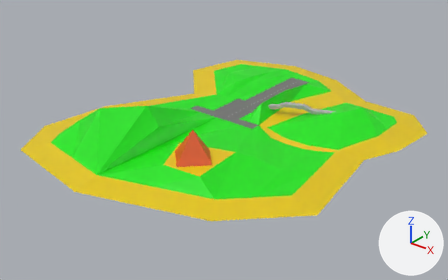
Two versions of the Blender file SDL2_stuff/3DGraphics/.work/3d models/islandx.blend, one commit apart.
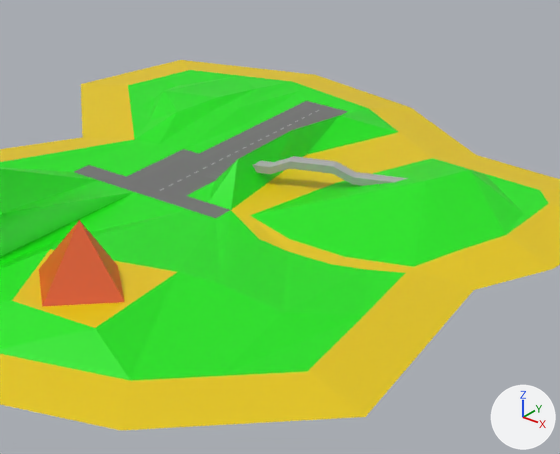
Each version is shown whole from a 50 mm camera at (15.65, -20.37, 11.56) aimed at (0.21, -1.08, -0.4), then close up on the part from 35% to 90% of the width and 12% to 83% of the height. Every picture has the same lights, and +X, +Y and +Z are marked at lower right. The last two pictures show the newer version.

Script lines for the objects in view, before the commit:
```python
me_cone = bpy.data.meshes.new('Cone')
me_cone.from_pydata([(0.0, 1.0, -1.0), (1.0, 0.0, -1.0), (0.0, -1.0, -1.0), (-1.0, 0.0, -1.0), (0.0, 0.0, 1.0)], [], [(0, 4, 1), (1, 4, 2), (1, 3, 0), (2, 4, 3), (3, 4, 0), (1, 2, 3)])
me_cone.materials.append(mat_sbx_41)  # orange #e75c20
me_cube = bpy.data.meshes.new('Cube')
me_cube.from_pydata(...)  # 24 vertices, 22 faces; spans x -1.57..1.57, y -13.93..-3.74, z -5.24..-0.93
me_cube.materials.append(mat_sbx_49)  # grey #afafaf
me_cube_006 = bpy.data.meshes.new('Cube.006')
me_cube_006.from_pydata(...)  # 360 vertices, 696 faces; spans x -6.4..7.3, y -8.5..8.3, z 0.0..1.6
# faces by material slot: [42, 404, 192, 58]
me_cube_006.materials.append(mat_sbx_49)  # grey #afafaf
me_cube_006.materials.append(mat_sbx_40)  # grey #727272
me_cube_006.materials.append(mat_sbx_35)  # green #13e70a
me_cube_006.materials.append(mat_sbx_37)  # yellow #e7c800
ob_bridge = bpy.data.objects.new('bridge', me_cube)
ob_bridge.location = (2.21, 3.39, 0.81)
ob_bridge.scale = (1.0, 0.139, 0.0768)
ob_island = bpy.data.objects.new('Island', me_cube_006)
ob_island.location = (0.0, 0.0, 0.0)
ob_pyramid = bpy.data.objects.new('Pyramid', me_cone)
ob_pyramid.location = (1.47, -4.54, 1.1)
ob_pyramid.scale = (1.0, 1.0, 0.632)
```
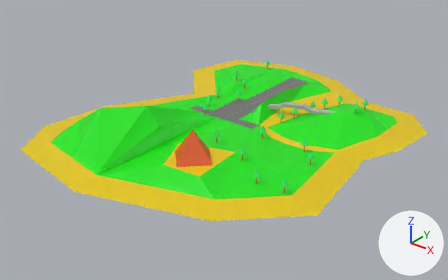
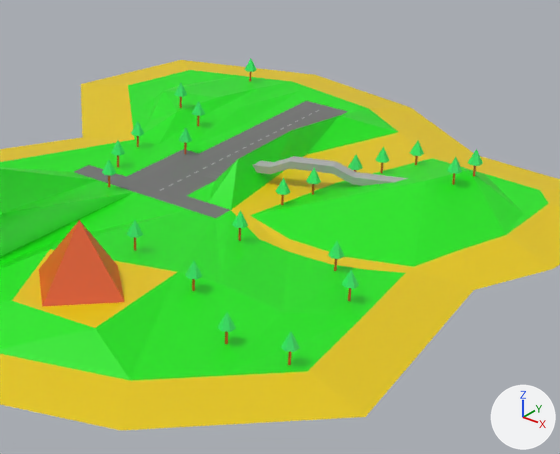
Patch to the scene script:
```diff
--- a/SDL2_stuff/3DGraphics/.work/3d models/islandx.blend.py
+++ b/SDL2_stuff/3DGraphics/.work/3d models/islandx.blend.py
@@ ob_tree_020 @@
+ob_tree_020 = bpy.data.objects.new('Tree.020', me_cone_036)  # a 6-sided cone pointing to +z spanning x -0.87..0.87, y -1.0..1.0, z -1.0..1.0, material slot 0; a 5-sided cylinder along z spanning x -0.15..0.15, y -0.14..0.15, z -3.08..-1.0, material slot 1; in mat_sbx_44 (green #32e76a), mat_sbx_41 (orange #e75c20)
+ob_tree_020.location = (4.57, 3.52, 1.06)
+ob_tree_020.scale = (0.148, 0.148, 0.148)
@@ ob_tree_019 @@
+ob_tree_019 = bpy.data.objects.new('Tree.019', me_cone_036.copy())
+ob_tree_019.location = (4.44, 2.92, 1.07)
+ob_tree_019.scale = (0.148, 0.148, 0.148)
@@ ob_tree_018 @@
+ob_tree_018 = bpy.data.objects.new('Tree.018', me_cone_036.copy())
+ob_tree_018.location = (4.16, -0.82, 0.62)
+ob_tree_018.scale = (0.148, 0.148, 0.148)
@@ ob_tree_017 @@
+ob_tree_017 = bpy.data.objects.new('Tree.017', me_cone_036.copy())
+ob_tree_017.location = (5.31, -4.01, 0.62)
+ob_tree_017.scale = (0.148, 0.148, 0.148)
@@ ob_tree_016 @@
+ob_tree_016 = bpy.data.objects.new('Tree.016', me_cone_036.copy())
+ob_tree_016.location = (4.23, -4.19, 0.67)
+ob_tree_016.scale = (0.148, 0.148, 0.148)
@@ ob_tree_015 @@
+ob_tree_015 = bpy.data.objects.new('Tree.015', me_cone_036.copy())
+ob_tree_015.location = (2.95, -3.37, 0.86)
+ob_tree_015.scale = (0.148, 0.148, 0.148)
@@ ob_tree_014 @@
+ob_tree_014 = bpy.data.objects.new('Tree.014', me_cone_036.copy())
+ob_tree_014.location = (1.27, -2.85, 0.93)
+ob_tree_014.scale = (0.148, 0.148, 0.148)
@@ ob_tree_013 @@
+ob_tree_013 = bpy.data.objects.new('Tree.013', me_cone_036.copy())
+ob_tree_013.location = (-1.21, -0.63, 0.71)
+ob_tree_013.scale = (0.148, 0.148, 0.148)
@@ ob_tree_012 @@
+ob_tree_012 = bpy.data.objects.new('Tree.012', me_cone_036.copy())
+ob_tree_012.location = (1.88, 0.9, 0.62)
+ob_tree_012.scale = (0.148, 0.148, 0.148)
@@ ob_tree_011 @@
+ob_tree_011 = bpy.data.objects.new('Tree.011', me_cone_036.copy())
+ob_tree_011.location = (2.08, 1.67, 0.64)
+ob_tree_011.scale = (0.148, 0.148, 0.148)
@@ ob_tree_010 @@
+ob_tree_010 = bpy.data.objects.new('Tree.010', me_cone_036.copy())
+ob_tree_010.location = (2.39, 2.72, 0.67)
+ob_tree_010.scale = (0.148, 0.148, 0.148)
@@ ob_tree_009 @@
+ob_tree_009 = bpy.data.objects.new('Tree.009', me_cone_036.copy())
+ob_tree_009.location = (2.6, 3.41, 0.65)
+ob_tree_009.scale = (0.148, 0.148, 0.148)
@@ ob_tree_008 @@
+ob_tree_008 = bpy.data.objects.new('Tree.008', me_cone_036.copy())
+ob_tree_008.location = (2.95, 4.2, 0.64)
+ob_tree_008.scale = (0.148, 0.148, 0.148)
@@ ob_tree_007 @@
+ob_tree_007 = bpy.data.objects.new('Tree.007', me_cone_036.copy())
+ob_tree_007.location = (4.95, -1.66, 0.64)
+ob_tree_007.scale = (0.148, 0.148, 0.148)
@@ ob_tree_006 @@
+ob_tree_006 = bpy.data.objects.new('Tree.006', me_cone_036.copy())
+ob_tree_006.location = (2.22, -1.01, 0.72)
+ob_tree_006.scale = (0.148, 0.148, 0.148)
@@ ob_tree_005 @@
+ob_tree_005 = bpy.data.objects.new('Tree.005', me_cone_036.copy())
+ob_tree_005.location = (-2.7, 6.34, 0.65)
+ob_tree_005.scale = (0.148, 0.148, 0.148)
@@ ob_tree_004 @@
+ob_tree_004 = bpy.data.objects.new('Tree.004', me_cone_036.copy())
+ob_tree_004.location = (-1.87, 0.44, 0.62)
+ob_tree_004.scale = (0.148, 0.148, 0.148)
@@ ob_tree_003 @@
+ob_tree_003 = bpy.data.objects.new('Tree.003', me_cone_036.copy())
+ob_tree_003.location = (-2.25, 1.54, 0.62)
+ob_tree_003.scale = (0.148, 0.148, 0.148)
@@ ob_tree_002 @@
+ob_tree_002 = bpy.data.objects.new('Tree.002', me_cone_036.copy())
+ob_tree_002.location = (-1.85, 3.15, 0.69)
+ob_tree_002.scale = (0.148, 0.148, 0.148)
@@ ob_tree_001 @@
+ob_tree_001 = bpy.data.objects.new('Tree.001', me_cone_036.copy())
+ob_tree_001.location = (-2.54, 3.4, 0.9)
+ob_tree_001.scale = (0.148, 0.148, 0.148)
@@ ob_tree @@
+ob_tree = bpy.data.objects.new('Tree', me_cone_036.copy())
+ob_tree.location = (-1.22, 1.87, 0.62)
+ob_tree.scale = (0.148, 0.148, 0.148)
```

Location of each change, [x1, y1, x2, y2] in pixels of the close-ups (560 x 454 px):
'Tree.017', added
    after: [281, 331, 300, 365]
'Tree.016', added
    after: [218, 312, 236, 345]
'Tree.015', added
    after: [185, 260, 202, 291]
'Tree.007', added
    after: [342, 270, 359, 301]
'Tree.018', added
    after: [328, 241, 344, 271]
'Tree.006', added
    after: [232, 210, 248, 241]
'Tree.014', added
    after: [127, 220, 143, 251]
'Tree.019', added
    after: [447, 157, 462, 185]
'Tree.012', added
    after: [275, 178, 290, 205]
'Tree.020', added
    after: [468, 149, 483, 177]
'Tree.011', added
    after: [306, 168, 321, 195]
'Tree.013', added
    after: [102, 160, 116, 188]
'Tree.009', added
    after: [375, 147, 390, 174]
'Tree.008', added
    after: [410, 141, 424, 165]
'Tree.004', added
    after: [111, 141, 125, 167]
'Tree', added
    after: [179, 127, 193, 154]
'Tree.003', added
    after: [131, 121, 144, 147]
'Tree.010', added
    after: [348, 154, 363, 172]
'Tree.002', added
    after: [192, 101, 205, 126]
'Tree.001', added
    after: [174, 83, 187, 108]
'Tree.005', added
    after: [244, 59, 257, 81]
